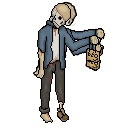
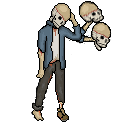
Two versions of the same layered image (128 x 128). Layer-by-layer changes:
removed layer "Layer 2 copy" over (36, 3, 100, 123)
added layer "Layer 1 copy 2" above "Layer 5 copy" over (31, 3, 82, 122)
painted on "Layer 5 copy" over (31, 1, 104, 123)
removed layer "Layer 6" over (33, 1, 105, 123)
added layer "Layer 4 copy 4" above "Layer 4 copy 3" over (31, 16, 112, 122)
added layer "Layer 4 copy 3" above "Layer 4 copy 2" over (31, 16, 112, 122)
added layer "Layer 4 copy 2" above "Layer 4 copy" over (31, 16, 112, 122)
added layer "Layer 4 copy" above "Layer 4" over (31, 16, 112, 122)
added layer "Layer 4" above "Layer 5" over (31, 16, 112, 122)
painted on "Layer 5" over (31, 1, 104, 123)
removed layer "Layer 2" over (36, 3, 100, 123)
added layer "Layer 1 copy" over (31, 3, 82, 122)
